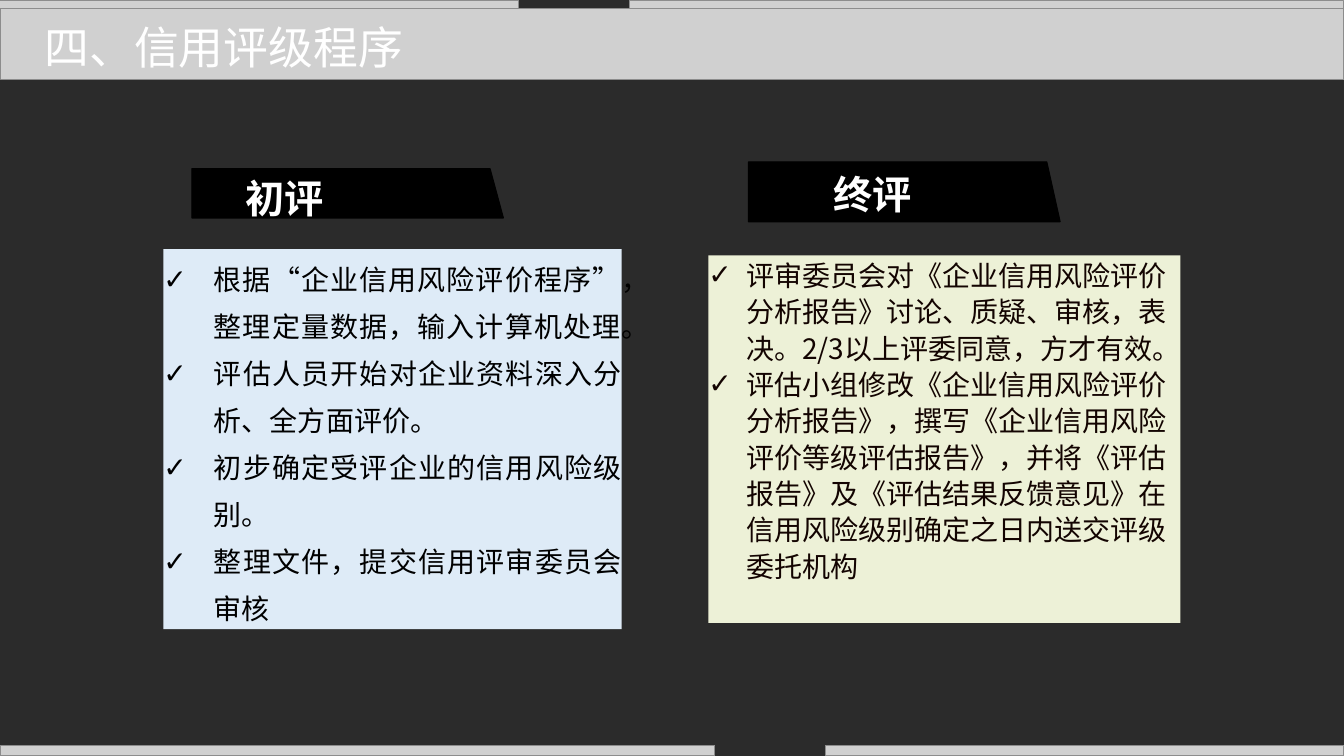
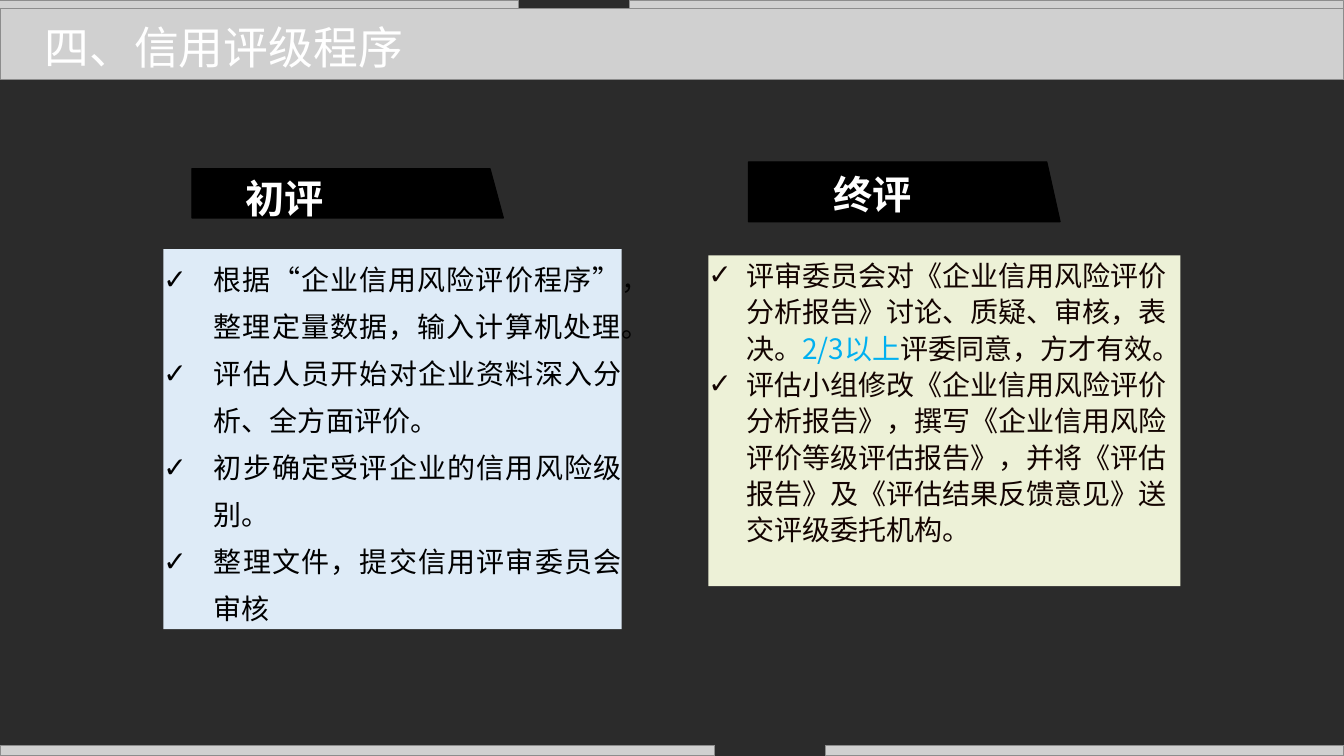
Before and after one commit to zhangjianzhang/internet_credit, a slide deck: slide 19 of files/slides/lecture_4.pptx. Drawn at 1344x756 pixels with LibreOffice and Linux fonts; fonts in the diff are those of the drawing; grey boxes stand for pictures; background and template pictures are left out; a plain dark background stands for a picture behind light text. Boxes give left, top, right and bottom in pixels: in the first picture for what was removed or moved away, otherwise in the second. Text is boxed around its words. In the diff, an @@ line names an element or a change of style, - is before the commit and + after.

```diff
--- a/files/slides/lecture_4.pptx
+++ b/files/slides/lecture_4.pptx
@@ rectangle "评审委员会对《企业信用风险评价分析报告》讨论、质疑、审核，表决。2/3以上评委同意，方才有效。": place and size @@
-rectangle "评审委员会对《企业信用风险评价分析报告》讨论、质疑、审核，表决。2/3以上评委同意，方才有效。" at bbox=[709, 255, 1181, 623]
+rectangle "评审委员会对《企业信用风险评价分析报告》讨论、质疑、审核，表决。2/3以上评委同意，方才有效。" at bbox=[709, 255, 1181, 586]
@@ text in rectangle at bbox=[746, 262, 1181, 367]: text colour #130401 to #00B0F0 in "评审委员会对《企业信用风险评价分析报告》讨论、质疑、审核，表决。2/3以上评委同意，方才有效。" @@
@@ text in rectangle at bbox=[746, 371, 1167, 543]: text changed @@
-✓ 评估小组修改《企业信用风险评价分析报告》，撰写《企业信用风险评价等级评估报告》，并将《评估报告》及《评估结果反馈意见》在信用风险级别确定之日内送交评级委托机构
+✓ 评估小组修改《企业信用风险评价分析报告》，撰写《企业信用风险评价等级评估报告》，并将《评估报告》及《评估结果反馈意见》送交评级委托机构。
```
Also in this commit, not shown: 20 other slides changed, 5 other files.
